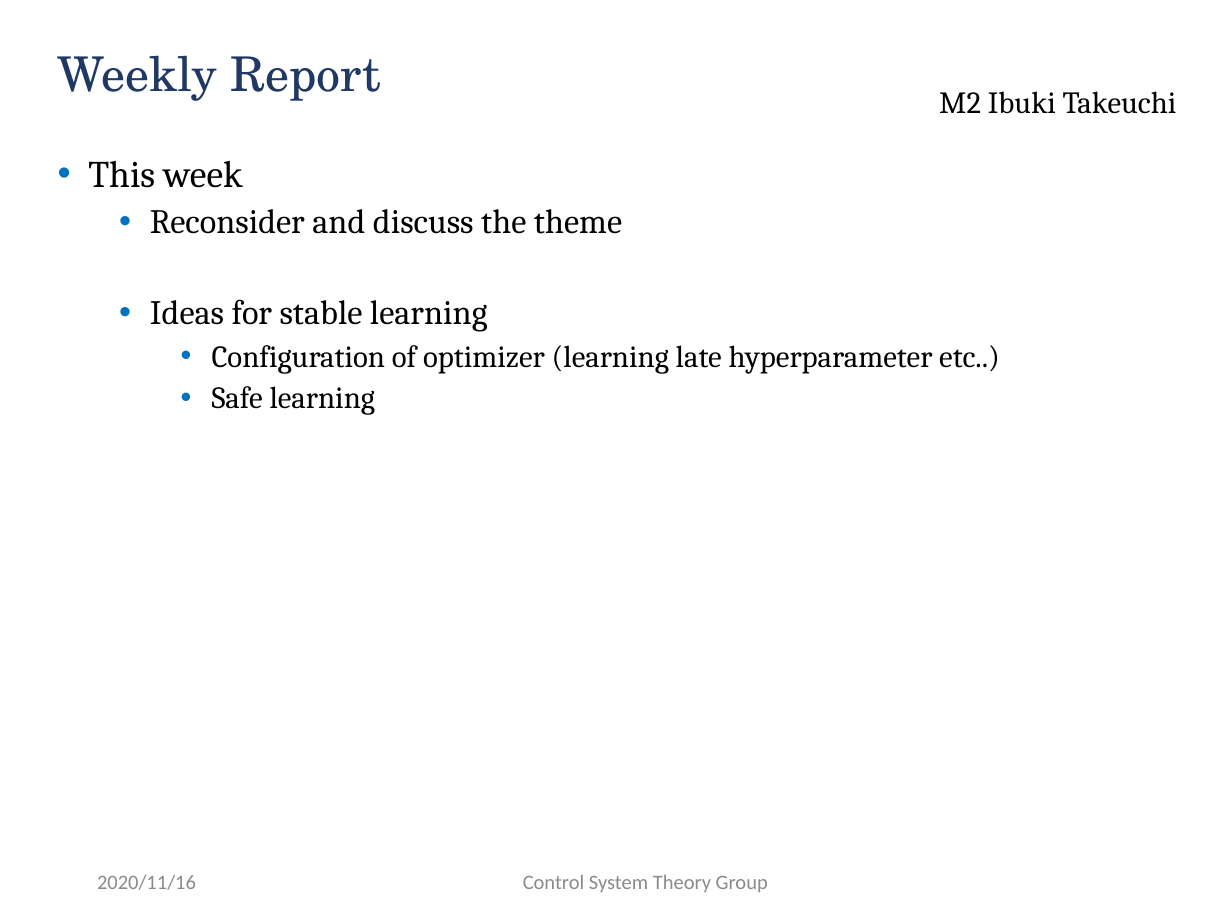
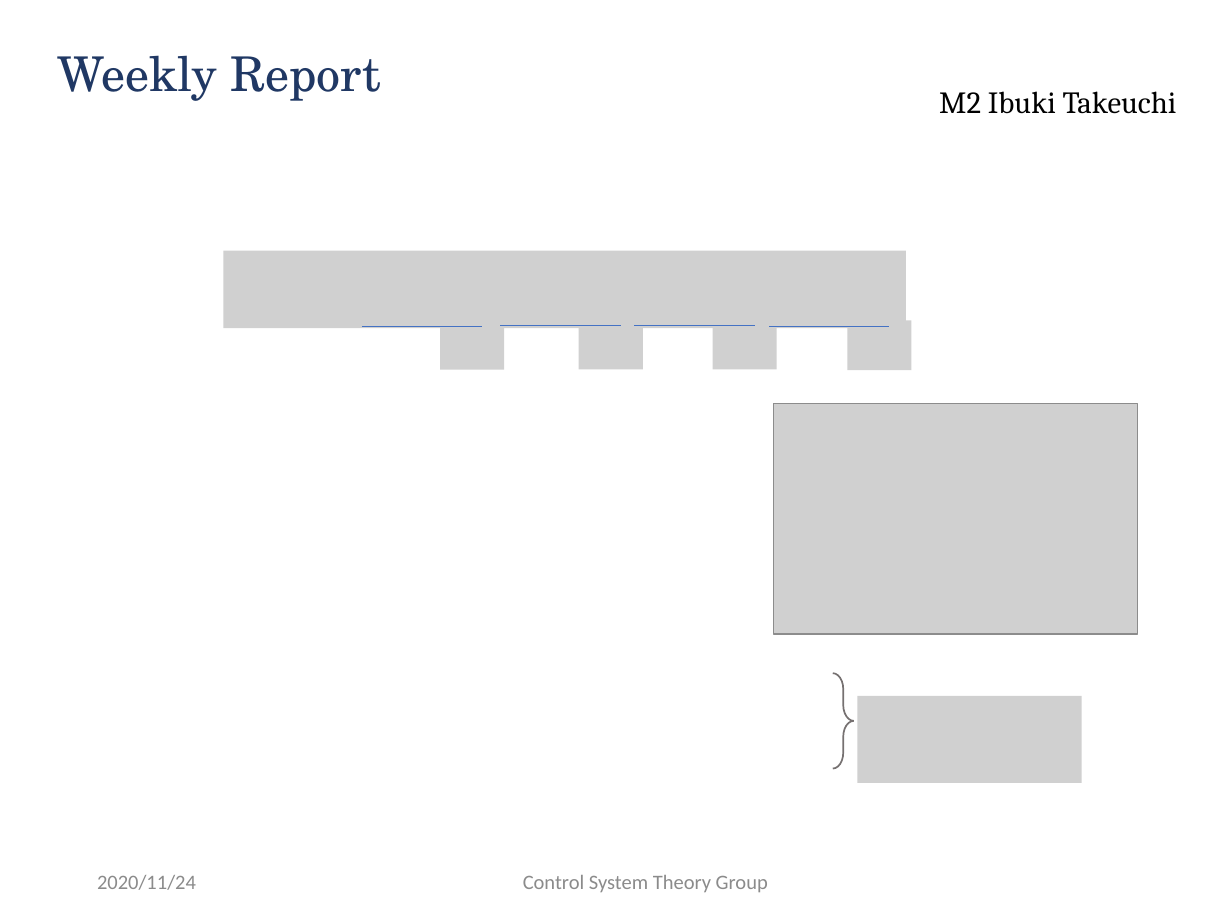
Before and after one commit to ibuki1024/weekly_report, a slide deck: slide 4 of report.pptx (slide 7 before the commit). Drawn at 1232x924 pixels with LibreOffice and Linux fonts; fonts in the diff are those of the drawing; grey boxes stand for pictures; background and template pictures are left out. Boxes give left, top, right and bottom in pixels: in the first picture for what was removed or moved away, otherwise in the second. Text is boxed around its words. In the diff, an @@ line names an element or a change of style, - is before the commit and + after.

```diff
--- a/report.pptx
+++ b/report.pptx
@@ text removed at (88, 161, 1000, 415) @@
-• This week
-  • Reconsider and discuss the theme
-  • Ideas for stable learning
-    • Configuration of optimizer (learning late hyperparameter etc..)
-    • Safe learning
@@ picture added at (223, 250, 906, 328) @@
@@ line added from (362, 326) to (482, 326), #4472C4 0.5 pt @@
@@ picture added at (440, 320, 504, 370) @@
@@ line added from (500, 325) to (621, 325), #4472C4 0.5 pt @@
@@ picture added at (579, 319, 643, 368) @@
@@ line added from (634, 325) to (755, 325), #4472C4 0.5 pt @@
@@ picture added at (713, 319, 777, 368) @@
@@ line added from (769, 326) to (890, 326), #4472C4 0.5 pt @@
@@ picture added at (848, 320, 912, 370) @@
@@ picture added at (774, 403, 1137, 633) @@
@@ left brace added at (833, 673, 854, 768), outline #767171 1 pt @@
@@ picture added at (857, 696, 1082, 784) @@
@@ text at (97, 875, 196, 890): text changed @@
-2020/11/16
+2020/11/24
```
Also in this commit, not shown: 3 other slides changed, 3 slides removed, 2 other files.
